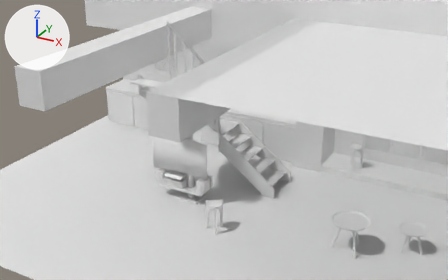
Renders of the Blender file interior_villa.blend from each side of a commit.
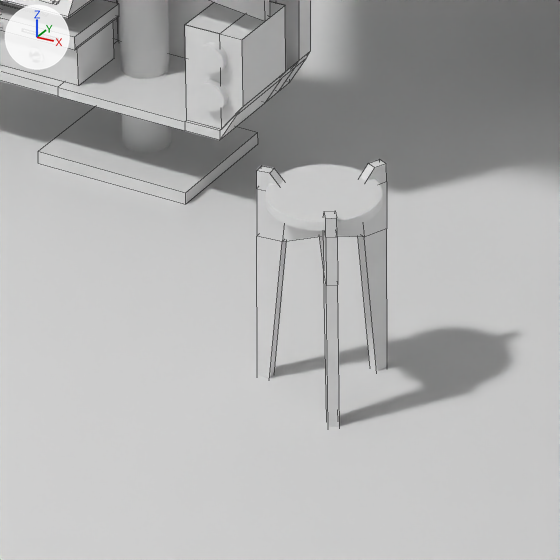
Each version appears first from a 50 mm camera at (11.06, -32.5, 19.66) aimed at (-5.05, -3.2, 5.01), and next in a close-up on the part from 38% to 55% of the width and 64% to 90% of the height. The axes (+X, +Y, +Z) are drawn at upper left. The lights are the same throughout. The close-ups show mesh edges as thin lines.
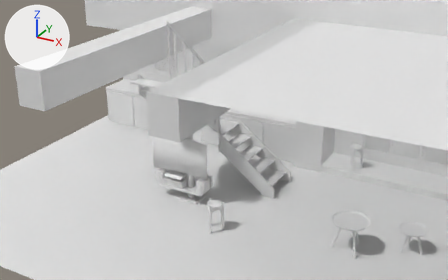
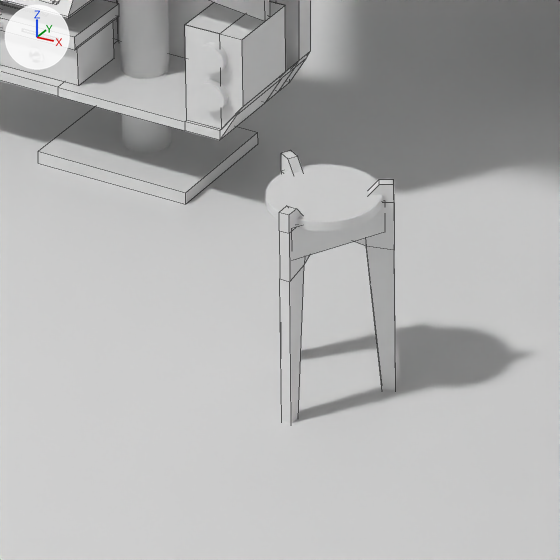
The change in detail:
me_cube_012 is used by ob_cube_012; location (-5.919, -5.234, -0.012); rotation (0.0, 0.0, -3.577), in degrees (0, 0, -205); scale (0.0678, 0.207, 0.0819).
me_cube_012 had 60 vertices, 54 faces and spanned x -23.2..-7.9, y -6.2..-1.9, z 0.0..22.8.
me_cube_012 now has 84 vertices, 72 faces and spans x -23.2..-7.9, y -6.2..-1.9, z 0.0..22.8.
Part 1, on me_cube_012:
6 vertices in x -16.1..-14.8, y -3.6..-3.3, z 17.3 move by (0.0, 0.0, 0.7).
4 vertices in x -20.2..-10.8, y -2.8..-2.5, z 15.7 move by (0.0, 0.0, 0.5).
2 vertices move from x -16.1..-14.8, y -5.1, z 15.7 to x -16.2..-14.9, y -5.1, z 16.2.
12 vertices are added at x -22.1..-9.0, y -5.9..-2.1, z 17.6.
12 new vertices lie (0.0, 0.0, 3.4) away from vertices in x -22.1..-9.0, y -5.9..-2.1, z 17.6.
18 new faces join them.
Object 'Cube.012' (ob_cube_012) moves from (-5.919, -5.234, -0.012) to (-4.598, -6.303, -0.012).
Object 'Cube.012' (ob_cube_012) turns from (0, 0, -205) to (0, 0, -120) degrees about x, y and z.

Pixel boxes [x1, y1, x2, y2] of what changed, in the close-ups (560 x 560 px):
'Cube.012', reshaped, moved, turned: before [257, 159, 387, 427]; after [279, 150, 396, 423]
part 1 of me_cube_012, built on: before [257, 182, 387, 423]; after [281, 171, 396, 423]
